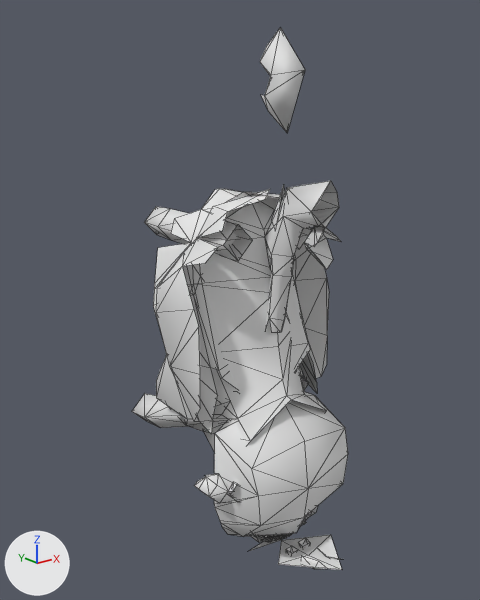
What one commit did to the OBJ model crates/alife_game_app/assets/production_voxel_v1/creature_parts/generated/colobus_impostor_parts.obj.
Before and after are seen from a camera (50 mm lens) standing at (-1.99, -2.27, 1.08) and looking at (-0.06, 0.14, 0.12). The axes (+X, +Y, +Z) are drawn at lower left. The lights are the same throughout. The picture after the commit comes second. Mesh edges are drawn as thin lines. Where no turn or scale is listed for an object, it has been applied to the vertices. Vertices at exactly the same position are counted once.

The first picture shows 'part_head', 'part_left_arm', 'part_left_leg', 'part_right_arm', 'part_right_leg', 'part_tail_back', 'part_torso'.
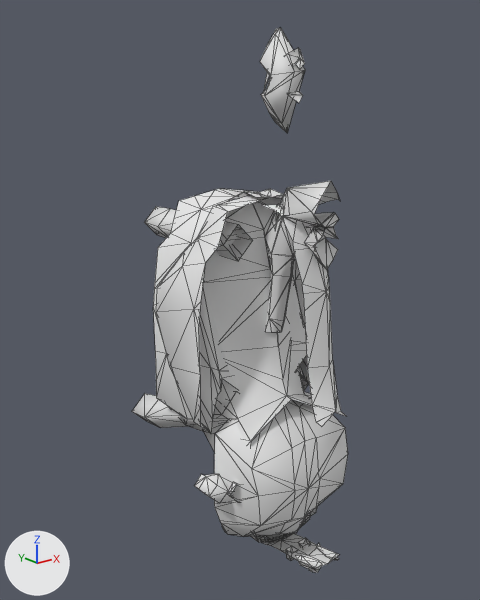
What changed in the scene script:
```text
Change me_part_head:
    remove me_part_head.from_pydata(...)  # 159 vertices, 166 faces; spans x -0.46..0.46, y -0.3..0.0, z -1.08..1.34
    add me_part_head.from_pydata(...)  # 260 vertices, 342 faces; spans x -0.46..0.46, y -0.3..0.0, z -1.08..1.34
    me_part_head part 1: 78 vertices added at x -0.41..0.41, y -0.3..0.0, z -1.08..-0.26
    me_part_head part 2: 23 vertices added at x -0.05..0.09, y -0.14..0.0, z 0.95..1.33
Change me_part_left_arm:
    remove me_part_left_arm.from_pydata(...)  # 152 vertices, 165 faces; spans x -0.41..0.0, y -0.17..0.38, z -1.15..0.62
    add me_part_left_arm.from_pydata(...)  # 194 vertices, 232 faces; spans x -0.41..0.0, y -0.17..0.38, z -1.15..1.18
    me_part_left_arm part 3: 16 vertices added at x -0.27..0.0, y 0.25..0.38, z 0.36..0.6
    me_part_left_arm part 4: 15 vertices added at x -0.26..0.0, y -0.17..-0.03, z -1.09..-0.45
    me_part_left_arm part 5: 3 vertices added at x -0.41..-0.29, y 0.38, z -0.38..-0.14
    other edits to the shape of me_part_left_arm do not show in these pictures
Change me_part_left_leg:
    remove me_part_left_leg.from_pydata(...)  # 75 vertices, 102 faces; spans x -0.445..0.08, y 0.0..0.7, z -0.68..0.646
    add me_part_left_leg.from_pydata(...)  # 99 vertices, 148 faces; spans x -0.445..0.08, y 0.0..0.7, z -0.68..0.646
    me_part_left_leg part 6
    30 faces are deleted
    24 vertices are added at x -0.413..0.08, y 0.0..0.336, z -0.611..0.634
    76 new faces join them
Change me_part_right_arm:
    remove me_part_right_arm.from_pydata(...)  # 152 vertices, 165 faces; spans x 0.0..0.41, y -0.17..0.38, z -1.15..0.62
    add me_part_right_arm.from_pydata(...)  # 208 vertices, 246 faces; spans x 0.0..0.41, y -0.17..0.38, z -1.15..1.25
    me_part_right_arm part 7: a new loose piece of 13 vertices spanning x 0.0..0.03, y -0.17..0.06, z 1.07..1.25
    me_part_right_arm part 8: 16 vertices added at x 0.0..0.27, y 0.25..0.38, z 0.36..0.6
    me_part_right_arm part 9: 15 vertices added at x 0.0..0.26, y -0.17..-0.03, z -1.09..-0.45
    me_part_right_arm part 10: 9 vertices added at x 0.0..0.02, y -0.17..-0.09, z 1.03..1.08
    other edits to the shape of me_part_right_arm do not show in these pictures
Change me_part_right_leg:
    remove me_part_right_leg.from_pydata(...)  # 75 vertices, 102 faces; spans x -0.08..0.445, y 0.0..0.7, z -0.68..0.646
    add me_part_right_leg.from_pydata(...)  # 99 vertices, 148 faces; spans x -0.08..0.445, y 0.0..0.7, z -0.68..0.646
    me_part_right_leg part 11
    30 faces are deleted
    24 vertices are added at x -0.08..0.413, y 0.0..0.336, z -0.611..0.634
    76 new faces join them
Change me_part_tail_back:
    remove me_part_tail_back.from_pydata(...)  # 45 vertices, 58 faces; spans x -0.082..0.106, y -0.35..0.027, z 0.0..0.732
    add me_part_tail_back.from_pydata(...)  # 104 vertices, 148 faces; spans x -0.08..0.08, y -0.35..0.2, z 0.0..0.732
    me_part_tail_back part 12
    6 vertices are removed from x -0.082..0.106, y -0.35..-0.164, z 0.465..0.611
    45 faces are deleted
    65 vertices are added at x -0.08..0.08, y -0.35..0.2, z 0.0..0.707
    135 new faces join them
Change me_part_torso:
    remove me_part_torso.from_pydata(...)  # 46 vertices, 38 faces; spans x -0.19..0.19, y -0.54..0.04, z -1.15..0.69
    add me_part_torso.from_pydata(...)  # 145 vertices, 148 faces; spans x -0.08..0.08, y -0.45..0.1, z -1.15..0.6
    me_part_torso part 13: a new loose piece of 32 vertices spanning x -0.08..0.08, y -0.45..-0.03, z -0.32..0.6
    me_part_torso part 14: 9 vertices removed from x -0.19..0.19, y -0.54..-0.01, z -1.14..-1.04; 69 vertices added at x -0.08..0.08, y -0.45..0.1, z -1.15..-0.49
    me_part_torso part 15: 3 vertices removed from x -0.05..0.05, y -0.16..-0.09, z 0.67..0.69; 10 vertices added at x -0.05..0.05, y -0.19..-0.05, z 0.6
```

Location of each change, (x1, y1, x2, y2) in pixels of the pictures (480 x 600 px):
'part_left_arm', reshaped (32% taller): before (153, 189, 291, 542); after (153, 76, 291, 542)
'part_left_leg', reshaped (9% wider): before (132, 189, 270, 433); after (132, 189, 283, 433)
'part_torso', reshaped: before (249, 185, 342, 570); after (262, 204, 346, 573)
'part_tail_back', reshaped: before (265, 181, 341, 332); after (265, 181, 340, 332)
'part_right_leg', reshaped (mostly hidden afterwards): before (228, 192, 329, 393); after (228, 192, 329, 390)
'part_right_arm', reshaped: before (222, 189, 327, 536); after (222, 48, 318, 536)
part 1 of me_part_head, added: after (198, 392, 348, 537)
part 2 of me_part_head, added: after (260, 28, 305, 133)
part 3 of me_part_left_arm, added: after (174, 189, 235, 218)
part 4 of me_part_left_arm, added: after (248, 418, 283, 542)
part 5 of me_part_left_arm, added: after (153, 307, 166, 380)
part 6 of me_part_left_leg, built on: before (170, 189, 270, 433); after (170, 189, 283, 433)
part 7 of me_part_right_arm, added: after (263, 48, 305, 92)
part 8 of me_part_right_arm, added (mostly hidden): after (222, 189, 258, 204)
part 9 of me_part_right_arm, added (mostly hidden): after (288, 394, 312, 528)
part 10 of me_part_right_arm, added: after (289, 91, 303, 103)
part 11 of me_part_right_leg, built on: before (228, 192, 327, 393); after (228, 192, 329, 390)
part 13 of me_part_torso, added: after (262, 205, 346, 427)
part 14 of me_part_torso, cut back: before (249, 535, 342, 570); after (262, 533, 339, 573)
part 15 of me_part_torso, reshaped: before (272, 185, 288, 223); after (272, 204, 283, 223)
